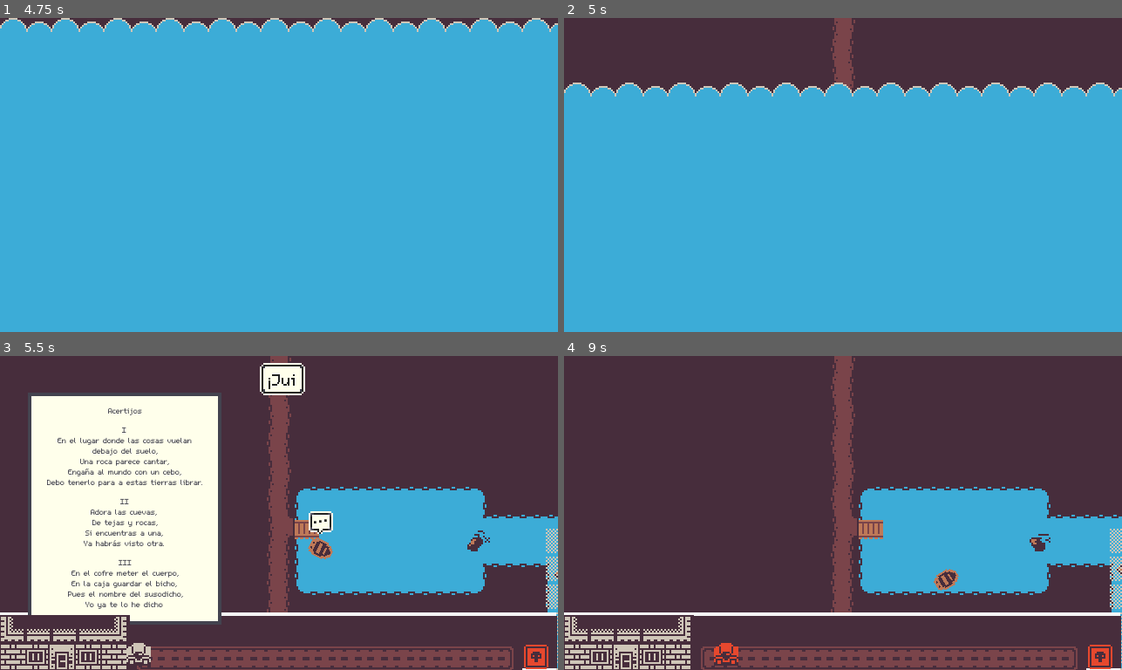
Above: before the commit, frames 1-4 (two rows, left to right).
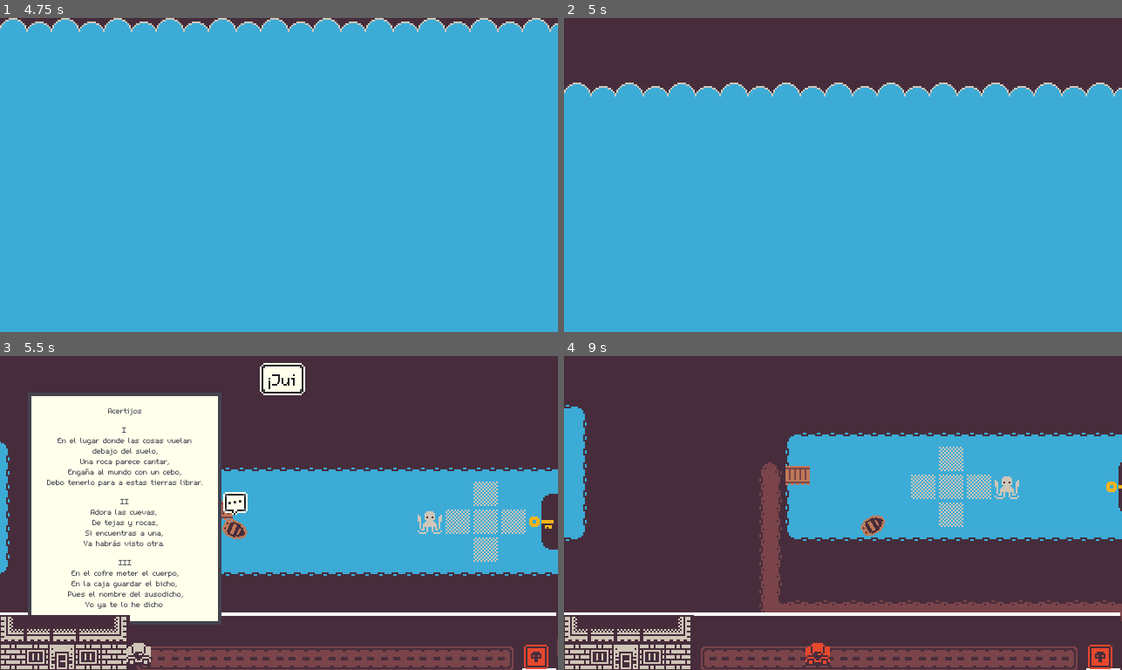
Above: after the commit, the same moments.

Repository: Perro-Viejo/miz-jam-1
Game: Godot game, scene res://src/Game/Game.tscn
Same seed, same stepped clock (60 frames per second), same inputs: the game is played once before the commit and once after it. Sound files missing from this copy of the repository are replaced by a short silence.
Inputs:
- Up to frame 1 (4.75 s): click "Nuevo juego" at 0.5 s; click "Nuevo juego" at 1.25 s; click "Créditos" at 2 s; click "Opciones" at 2.75 s; tap Enter (ui_accept) at 3.5, 3.77, 4.52 s; hold D (Right) 3.53-4.28 s; tap X (Drop) at 3.6 s; hold S (Down) from 4.28 s (still down); tap Z (Grab) at 4.35 s
- Up to frame 2 (5 s): keep holding S (Down)
- Up to frame 3 (5.5 s): release S (Down) at 5.03 s; hold D (Right) from 5.03 s (still down); hold J (Journal) from 5.03 s (still down)
- Up to frame 4 (9 s): release D (Right) at 5.78 s; release J (Journal) at 5.78 s; hold W (Up) 5.78-6.53 s; tap X (Drop) at 5.85, 8.1 s; tap Enter (ui_accept) at 6.02, 6.77, 7.52 s; hold A (Left) 6.53-8.03 s; tap Z (Grab) at 6.6, 8.85 s; tap J (Journal) at 7.35 s; hold S (Down) 8.03-8.78 s; hold D (Right) from 8.78 s (still down)

Frame 1 is identical in both runs. In frame 2, 0.7% of the frame differs, in the area x 47-53%, y 0-23%; in frame 3, 15%; in frame 4, 28%, in the area x 0-100%, y 0-100%.

Commit message:
First level set to Level1

Diff:
--- a/game/src/Game/Game.tscn
+++ b/game/src/Game/Game.tscn
@@ -17,7 +17,6 @@
 
 [node name="MainMenu" parent="Levels" instance=ExtResource( 2 )]
 layer = -1
-First_Level = "res://src/Levels/Level3.tscn"
 
 [node name="HUDLayer" parent="." instance=ExtResource( 3 )]
 layer = 99
